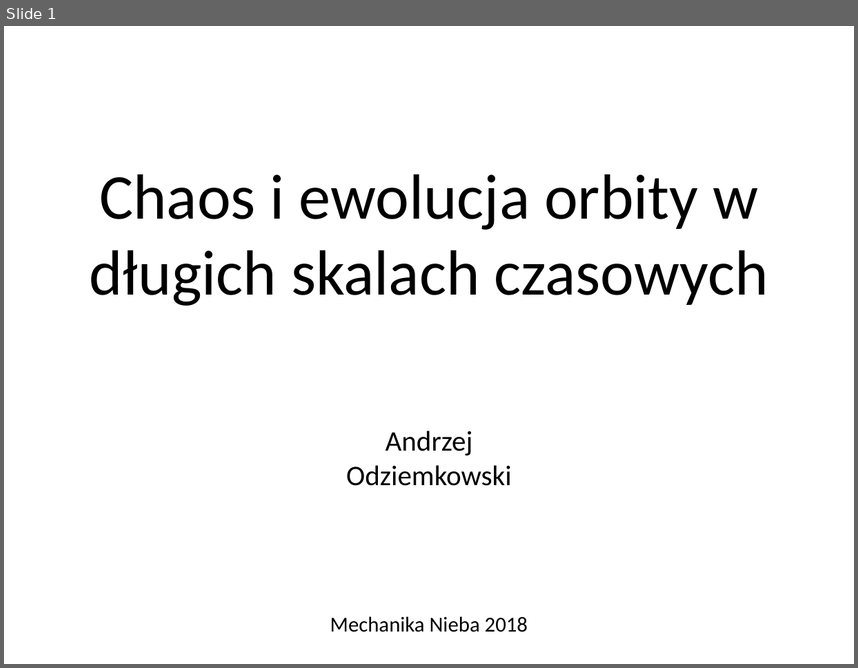
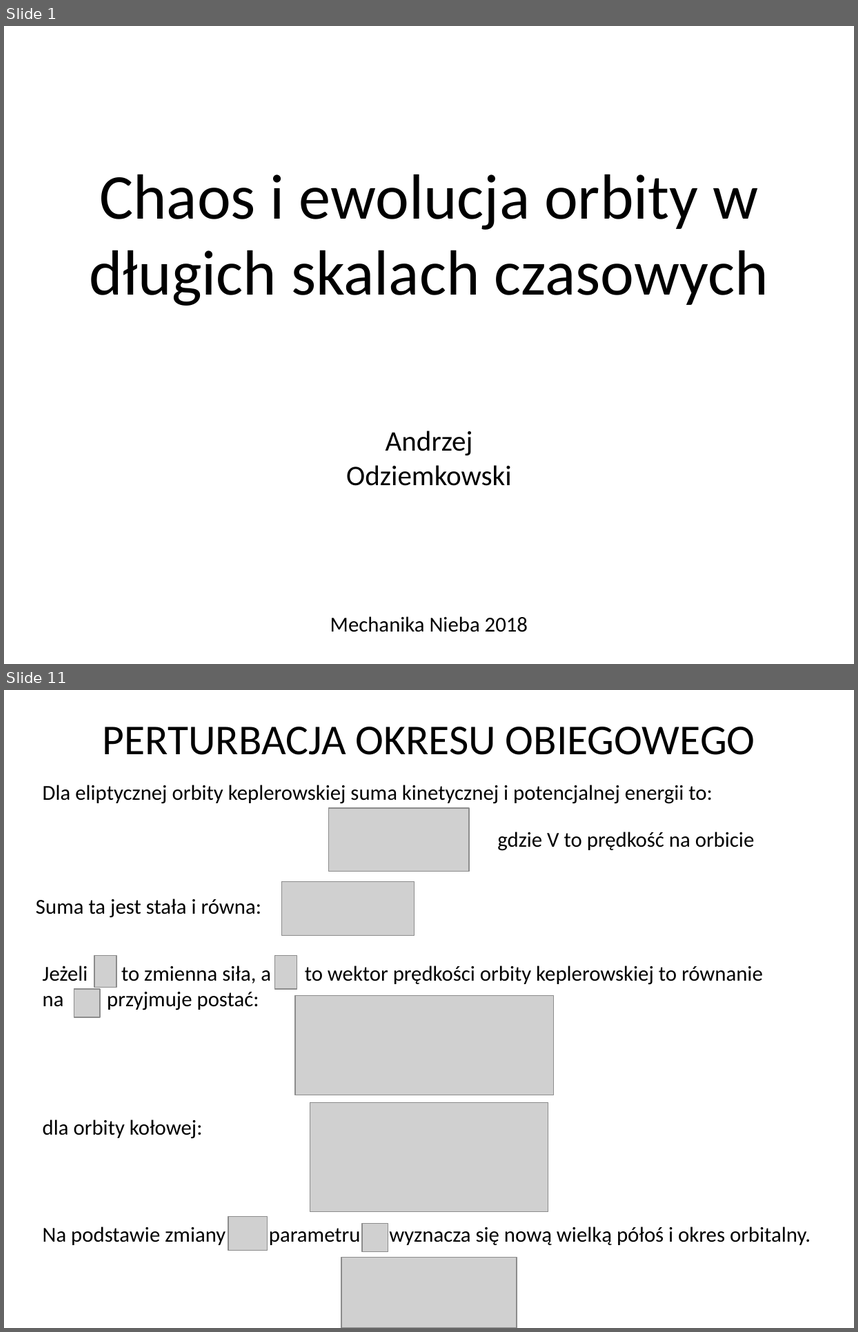
Before and after one commit to odziemkowski/Mechanika_nieba, a slide deck: Chaos i ewolucja orbity w długich skalach czasowych.pptx. Shown one above the other, each under a label of ours: slide 1 before the commit, slides 1 and 11 after it; the slides between them are not shown. The pictures are 858x668 and 858x1332 pixels, drawn with LibreOffice and Linux fonts; fonts in the diff are those of the drawing; grey boxes stand for pictures. Boxes give left, top, right and bottom in pixels: in the first picture for what was removed or moved away, otherwise in the second. Text is boxed around its words. In the diff, an @@ line names an element or a change of style, - is before the commit and + after.

```diff
--- a/Chaos i ewolucja orbity w długich skalach czasowych.pptx
+++ b/Chaos i ewolucja orbity w długich skalach czasowych.pptx
@@ slide 11 added at [4,690,854,1328], background #FFFFFF @@
@@ text added at [103,727,755,755], 36 pt, text #000000 @@
+PERTURBACJA OKRESU OBIEGOWEGO
@@ text added at [43,785,712,804], 18 pt, text #000000 @@
+Dla eliptycznej orbity keplerowskiej suma kinetycznej i potencjalnej energii to:
@@ picture added at [329,808,469,872] @@
@@ text added at [497,831,755,851], 18 pt, text #000000 @@
+gdzie V to prędkość na orbicie
@@ picture added at [282,881,415,935] @@
@@ text added at [36,898,262,918], 18 pt, text #000000 @@
+Suma ta jest stała i równa:
@@ picture added at [94,955,116,987] @@
@@ picture added at [275,955,297,989] @@
@@ text added at [43,965,763,985], 18 pt, text #000000 @@
+Jeżeli to zmienna siła, a to wektor prędkości orbity keplerowskiej to równanie
+na przyjmuje postać:
@@ picture added at [74,988,100,1016] @@
@@ picture added at [296,995,554,1094] @@
@@ picture added at [310,1103,548,1211] @@
@@ text added at [43,1119,203,1138], 18 pt, text #000000 @@
+dla orbity kołowej:
@@ text added at [43,1226,811,1245], 18 pt, text #000000 @@
+Na podstawie zmiany parametru wyznacza się nową wielką półoś i okres orbitalny.
@@ picture added at [228,1216,268,1250] @@
@@ picture added at [362,1223,388,1251] @@
@@ picture added at [341,1257,517,1328] @@
```
Also in this commit, not shown: 12 other slides added.
